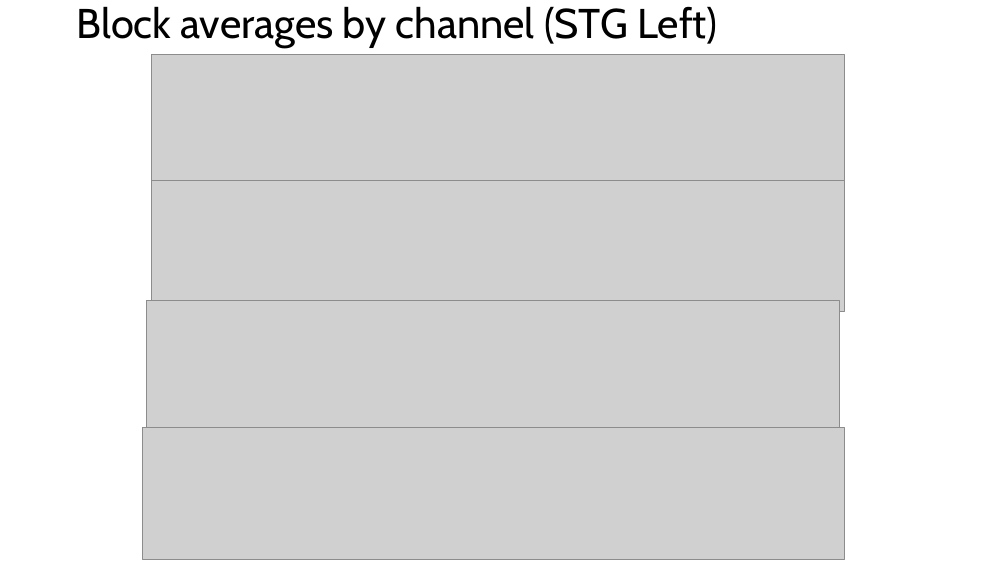
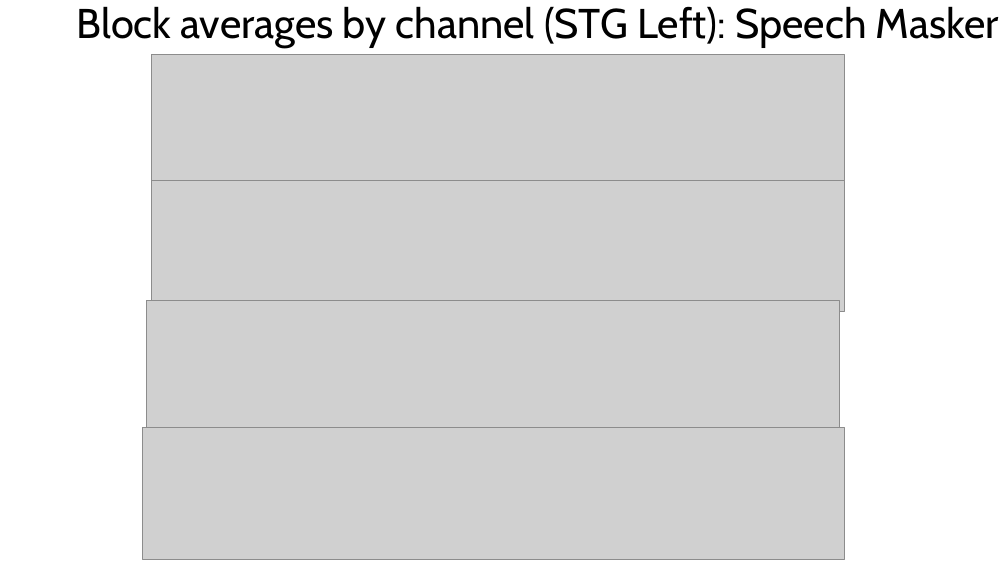
Before and after one commit to brichard28/Broadband-ILD-fNIRS, a slide deck: slide 5 of SRM-NIRS-EEG Update 6-7-2024.pptx. Drawn at 1008x567 pixels with LibreOffice and Linux fonts; fonts in the diff are those of the drawing; grey boxes stand for pictures. Boxes give left, top, right and bottom in pixels: in the first picture for what was removed or moved away, otherwise in the second. Text is boxed around its words. In the diff, an @@ line names an element or a change of style, - is before the commit and + after.

Commit message:
plotting by channel

```diff
--- a/SRM-NIRS-EEG Update 6-7-2024.pptx
+++ b/SRM-NIRS-EEG Update 6-7-2024.pptx
@@ title at (x1=77, y1=6, x2=999, y2=49): text changed @@
-Block averages by channel (STG Left)
+Block averages by channel (STG Left): Speech Masker
```
Also in this commit, not shown: 7 other slides changed, 6 slides added, 1 slide removed, 2 other files.
